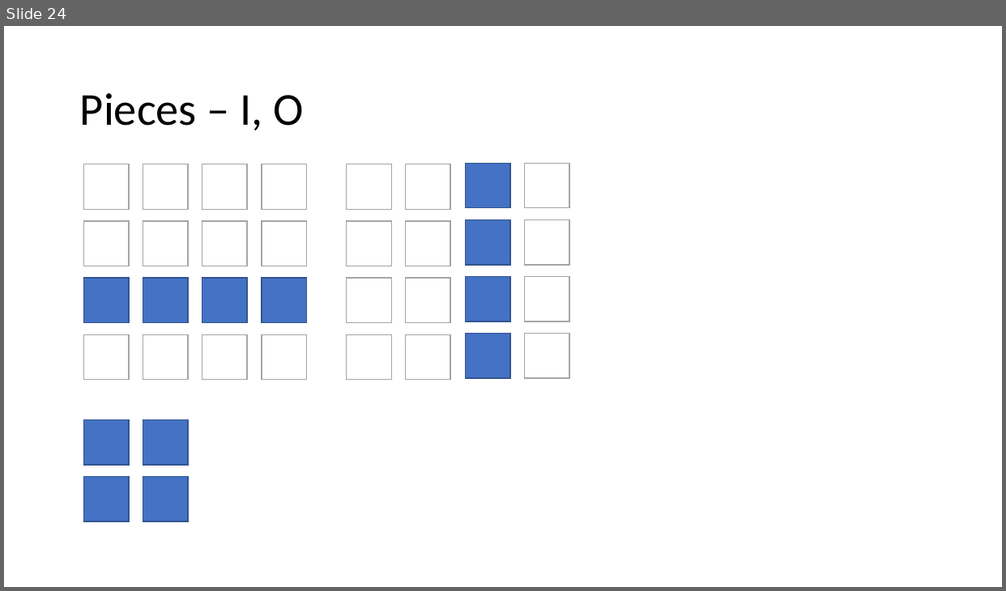
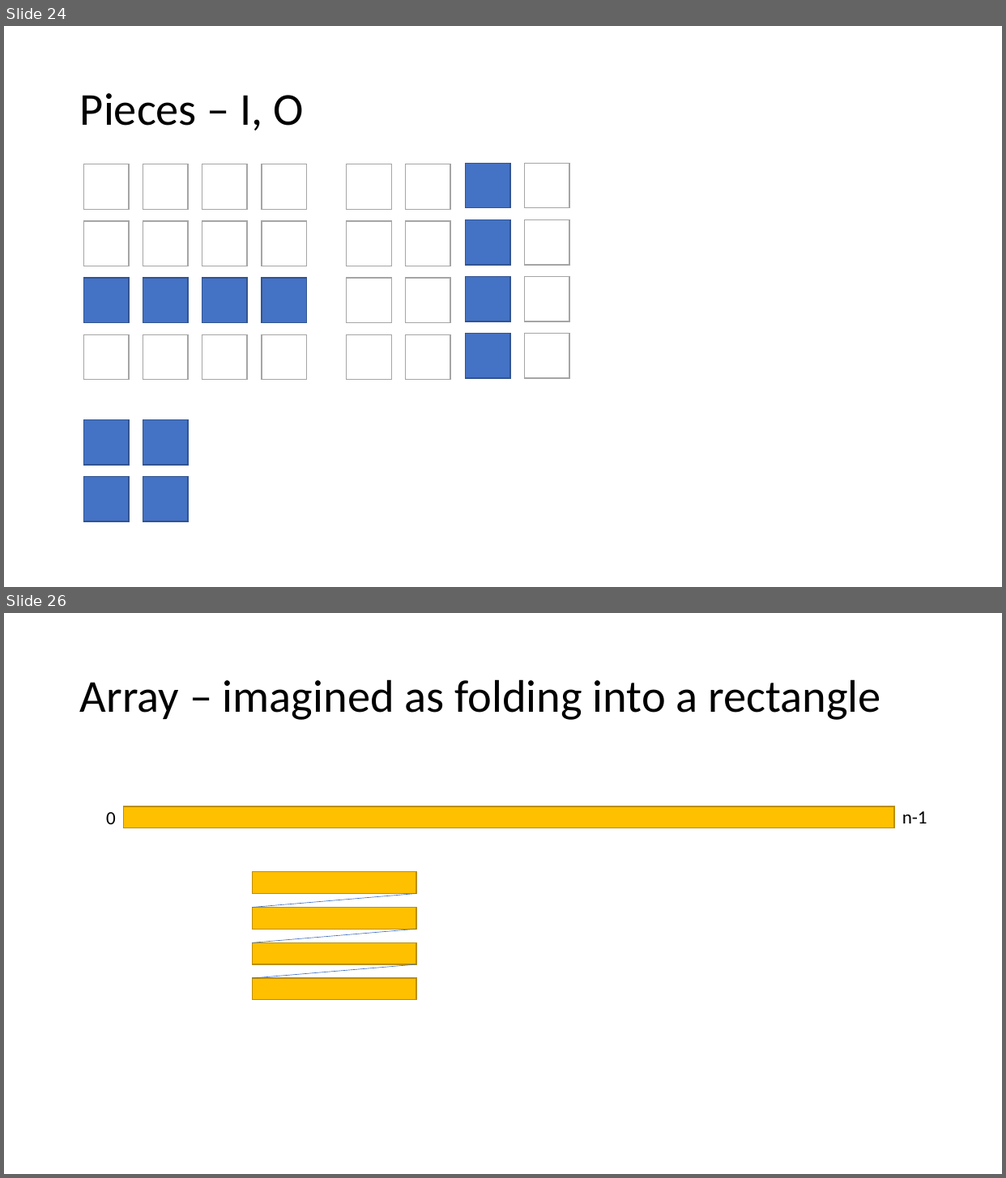
Before and after one commit to brianwhu/fun-in-js, a slide deck: documents/DataStructures.pptx. Shown one above the other, each under a label of ours: slide 24 before the commit, slides 24 and 26 after it; the slides between them are not shown. The pictures are 1006x591 and 1006x1178 pixels, drawn with LibreOffice and Linux fonts; fonts in the diff are those of the drawing. Boxes give left, top, right and bottom in pixels: in the first picture for what was removed or moved away, otherwise in the second. Text is boxed around its words. In the diff, an @@ line names an element or a change of style, - is before the commit and + after.

```diff
--- a/documents/DataStructures.pptx
+++ b/documents/DataStructures.pptx
@@ slide 26 added at box(4, 613, 1002, 1174), background #FFFFFF @@
@@ title added at box(80, 679, 880, 720), 44 pt, text #000000 @@
+Array – imagined as folding into a rectangle
@@ rectangle added at box(124, 807, 895, 828), fill #FFC000, outline #BD8E00 1 pt @@
@@ text added at box(106, 812, 116, 824), 18 pt, text #000000 @@
+0
@@ text added at box(902, 811, 927, 824), 18 pt, text #000000 @@
+n-1
@@ rectangle added at box(253, 872, 416, 894), fill #FFC000, outline #BD8E00 1 pt @@
@@ line added from (416, 894) to (253, 907), #4472C4 0.5 pt @@
@@ rectangle added at box(253, 907, 416, 929), fill #FFC000, outline #BD8E00 1 pt @@
@@ rectangle added at box(253, 943, 416, 965), fill #FFC000, outline #BD8E00 1 pt @@
@@ line added from (416, 929) to (253, 943), #4472C4 0.5 pt @@
@@ line added from (416, 965) to (253, 978), #4472C4 0.5 pt @@
@@ rectangle added at box(253, 978, 416, 1000), fill #FFC000, outline #BD8E00 1 pt @@
```
Also in this commit, not shown: 2 slides changed, 1 other slide added, 9 other files.
